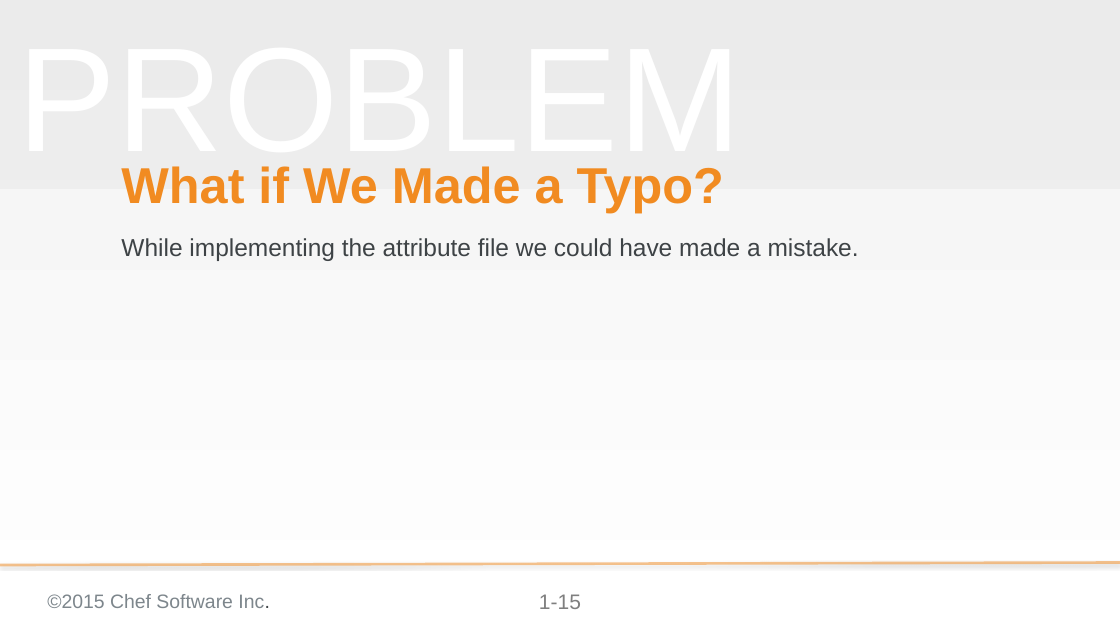
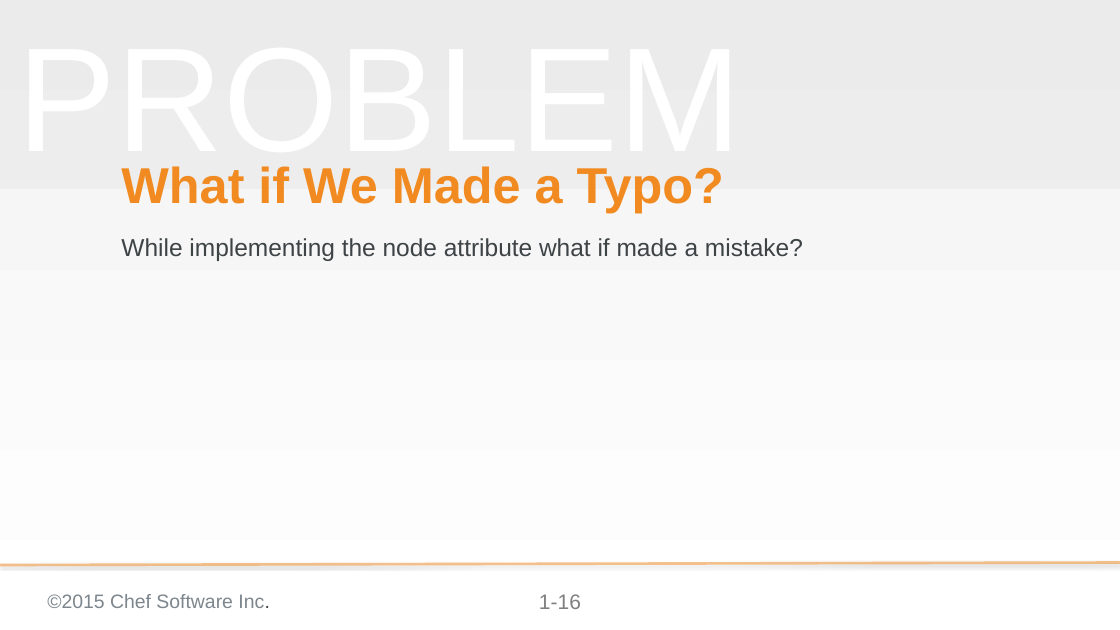
Before and after one commit to chef-training/test_driven_cookbook_development, a slide deck: slide 16 of 05-testing_while_refactoring_to_attributes.pptx (slide 15 before the commit). Drawn at 1120x630 pixels with LibreOffice and Linux fonts; fonts in the diff are those of the drawing; background and template pictures are left out. Boxes give left, top, right and bottom in pixels: in the first picture for what was removed or moved away, otherwise in the second. Text is boxed around its words. In the diff, an @@ line names an element or a change of style, - is before the commit and + after.

Commit message:
Updated Testing While Refactoring to Attributes
* Changed the flow of the Group Exercise to be four discrete units of work. This is breaking out the execution of the tests and implementation.
* Added the missing review of the lab which walked through adding the service node attribute.

* Added an additional question in the discussion.

```diff
--- a/05-testing_while_refactoring_to_attributes.pptx
+++ b/05-testing_while_refactoring_to_attributes.pptx
@@ subtitle at (121,238,803,261): text changed @@
-While implementing the attribute file we could have made a mistake.
+While implementing the node attribute what if made a mistake?
@@ page number at (539,594,581,609): text changed @@
-1-15
+1-16
```
Also in this commit, not shown: 7 other slides changed, 6 slides added.
